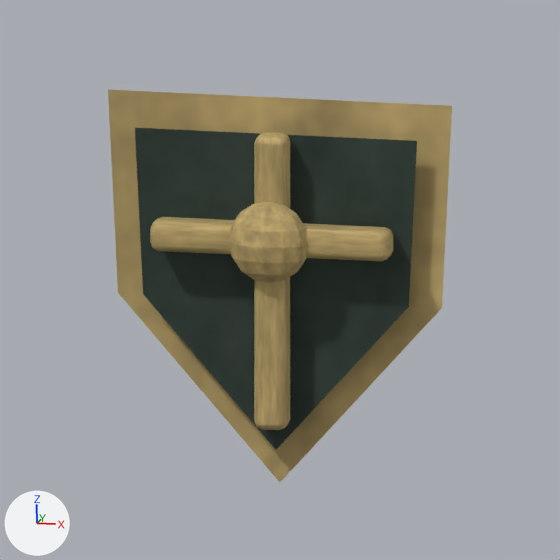
The Blender file art/models/ui-hold.blend as it was, and as the next commit left it.
Rendered twice from the file's camera 'calibrated isometric camera'. Lighting does not change. The marker at lower left points along +X, +Y and +Z. The older version comes first.

The first picture shows 'central boss', 'shield brass rim', 'shield crossbar', 'shield face', 'shield vertical boss'.
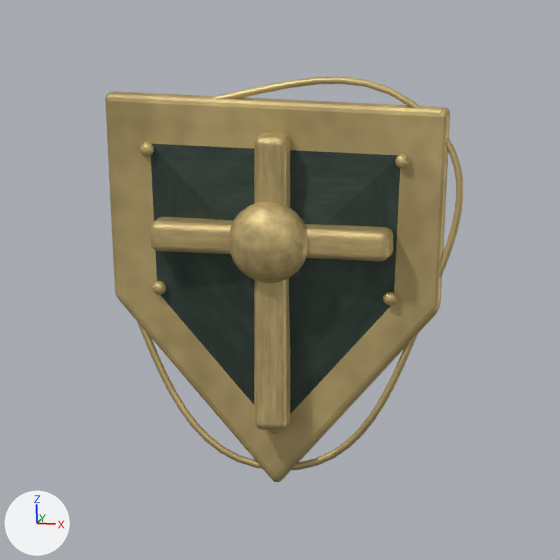
What differs and where, as boxes [x1, y1, x2, y2] in the pictures (560 x 560 px):
'shield face', reshaped: before [135, 128, 417, 450]; after [151, 144, 400, 414]
'shield brass rim', surface changed, modifiers changed: before [108, 89, 452, 482]; after [105, 91, 450, 482]
'shield rolled perimeter', added: after [137, 77, 463, 470]
'shield edge rivet', added: after [140, 142, 154, 156]
'shield edge rivet.003', added: after [383, 292, 397, 306]
'shield edge rivet.002', added: after [152, 281, 166, 295]
'shield edge rivet.001', added: after [395, 154, 409, 168]
'shield edge rivet.004', now drawn: after [269, 430, 281, 434]

What changed in the scene script:
```text
Change mat_aged_brass_001:
    where n0 = _N.new('ShaderNodeBsdfPrincipled'); n0.name = 'Principled BSDF'
    n0.inputs[2].default_value: 0.8 -> 0.48  # 'Roughness'
    add n5 = _N.new('ShaderNodeTexNoise'); n5.name = 'hand finished surface'
    add n5.inputs[2].default_value = 38.0  # 'Scale'
    add n6 = _N.new('ShaderNodeBump'); n6.name = 'Bump'
    add n6.inputs[0].default_value = 0.16  # 'Strength'
    add n6.inputs[1].default_value = 0.018  # 'Distance'
    where n3 = _N.new('ShaderNodeTexCoord'); n3.name = 'Texture Coordinate'
    add _L.new(n3.outputs[0], n5.inputs[0])  # 'Generated' to 'Vector'
    add _L.new(n5.outputs[0], n6.inputs[3])  # 'Factor' to 'Height'
    add _L.new(n6.outputs[0], n0.inputs[5])  # 'Normal' to 'Normal'
Change me_shield_face:
    verts and faces of me_shield_face; kept vertices keep their numbers, new ones are numbered from 5
    remove me_shield_face.from_pydata(...)  # 5 vertices, 1 face; spans x -0.7..0.7, y -0.09, z -0.82..0.74
    add me_shield_face.from_pydata(...)  # 6 vertices, 5 faces; spans x -0.7..0.7, y -0.18..-0.09, z -0.82..0.74
    me_shield_face part 1
    add delete_faces([(0, 1, 2, 3, 4)])
    add verts[5] = (0.0, -0.18, 0.08)
    add faces += [(0, 1, 5), (1, 2, 5), (2, 3, 5), (3, 4, 5), (0, 5, 4)]
Add cu_shield_rolled_perimeter:
    cu_shield_rolled_perimeter = bpy.data.curves.new('shield rolled perimeter', 'CURVE')
    cu_shield_rolled_perimeter.dimensions = '3D'
    _sp = cu_shield_rolled_perimeter.splines.new('BEZIER'); _sp.bezier_points.add(5)
    _sp.bezier_points.foreach_set('co', [-0.773, -0.06, 0.819, 0.773, -0.06, 0.819, 0.728, -0.06, -0.091, 0.0, -0.06, -0.91, -0.728, -0.06, -0.091, -0.773, -0.06, 0.819])
    _sp.bezier_points.foreach_set('handle_left', [-1.377, -0.06, 0.819, 0.357, -0.06, 1.257, 0.863, -0.06, 0.238, 0.428, -0.06, -0.91, -0.566, -0.06, -0.487, -0.756, -0.06, 0.464])
    _sp.bezier_points.foreach_set('handle_right', [-0.17, -0.06, 0.819, 1.019, -0.06, 0.561, 0.566, -0.06, -0.487, -0.428, -0.06, -0.91, -0.863, -0.06, 0.238, -0.791, -0.06, 1.174])
    for _p, _l, _r in zip(_sp.bezier_points, ['AUTO', 'AUTO', 'AUTO', 'AUTO', 'AUTO', 'AUTO'], ['AUTO', 'AUTO', 'AUTO', 'AUTO', 'AUTO', 'AUTO']): _p.handle_left_type = _l; _p.handle_right_type = _r
    cu_shield_rolled_perimeter.materials.append(mat_aged_brass_001)
    cu_shield_rolled_perimeter.bevel_resolution = 2
    cu_shield_rolled_perimeter.bevel_depth = 0.018
    cu_shield_rolled_perimeter.fill_mode = 'FULL'
Change ob_shield_brass_rim:
    add _m = ob_shield_brass_rim.modifiers.new('forged shield thickness', 'SOLIDIFY')
    add _m.thickness = 0.1
    add _m = ob_shield_brass_rim.modifiers.new('rounded shield edge', 'BEVEL')
    add _m.width = 0.035
    add _m.width_pct = 0.035
    add _m.segments = 3
Add ob_shield_edge_rivet_003:
    ob_shield_edge_rivet_003 = bpy.data.objects.new('shield edge rivet.003', me_sphere_007)  # a UV sphere (20 segments, 12 rings, poles along z) spanning x -1.0..1.0, y -1.0..1.0, z -1.0..1.0
    ob_shield_edge_rivet_003.location = (0.57, -0.12, -0.04)
    ob_shield_edge_rivet_003.scale = (0.034, 0.028, 0.034)
Add ob_shield_edge_rivet_002:
    ob_shield_edge_rivet_002 = bpy.data.objects.new('shield edge rivet.002', me_sphere_006)  # a UV sphere (20 segments, 12 rings, poles along z) spanning x -1.0..1.0, y -1.0..1.0, z -1.0..1.0
    ob_shield_edge_rivet_002.location = (-0.57, -0.12, -0.04)
    ob_shield_edge_rivet_002.scale = (0.034, 0.028, 0.034)
Add ob_shield_edge_rivet_001:
    ob_shield_edge_rivet_001 = bpy.data.objects.new('shield edge rivet.001', me_sphere_005)  # a UV sphere (20 segments, 12 rings, poles along z) spanning x -1.0..1.0, y -1.0..1.0, z -1.0..1.0
    ob_shield_edge_rivet_001.location = (0.63, -0.12, 0.64)
    ob_shield_edge_rivet_001.scale = (0.034, 0.028, 0.034)
Add ob_shield_edge_rivet:
    ob_shield_edge_rivet = bpy.data.objects.new('shield edge rivet', me_sphere_004_1)  # a UV sphere (20 segments, 12 rings, poles along z) spanning x -1.0..1.0, y -1.0..1.0, z -1.0..1.0
    ob_shield_edge_rivet.location = (-0.63, -0.12, 0.64)
    ob_shield_edge_rivet.scale = (0.034, 0.028, 0.034)
Add ob_shield_rolled_perimeter:
    ob_shield_rolled_perimeter = bpy.data.objects.new('shield rolled perimeter', cu_shield_rolled_perimeter)
    ob_shield_rolled_perimeter.location = (0.0, 0.0, 0.0)
```
